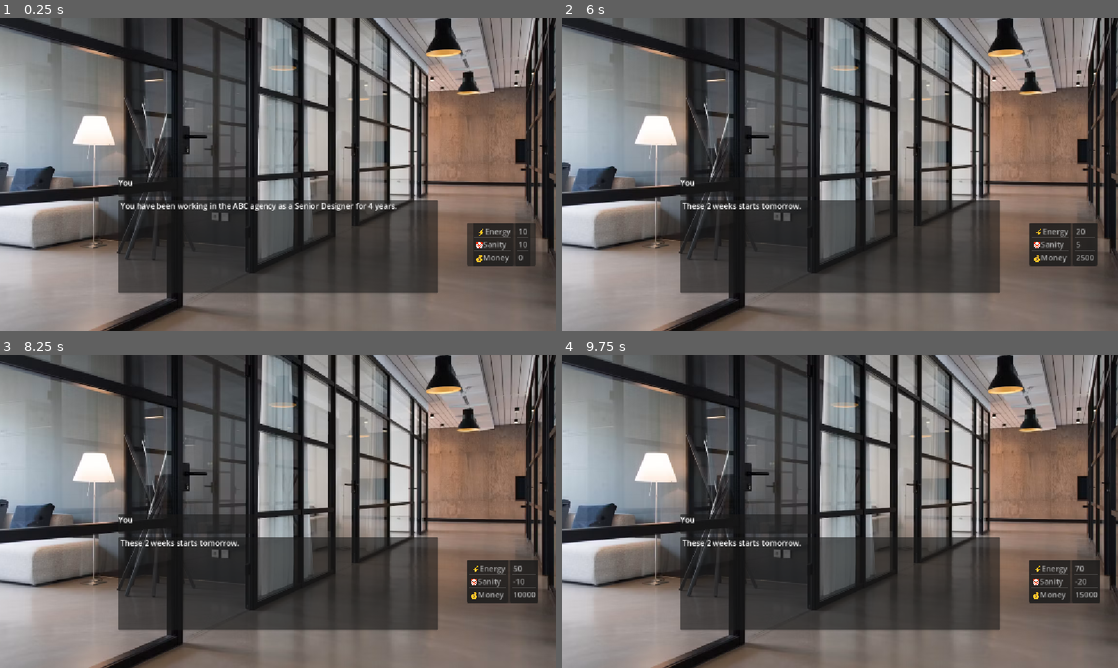
Above: before the commit, frames 1-4 (two rows, left to right).
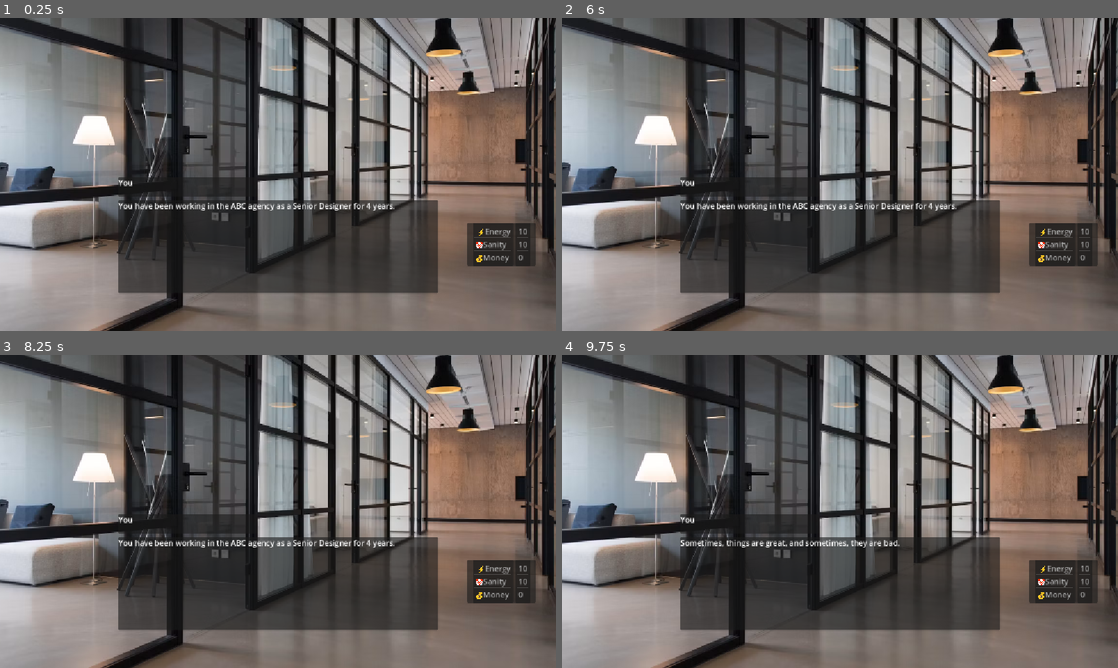
Above: after the commit, the same moments.

Repository: Amanatil/ProjectBurnout
Game: Godot game, scene res://Scenes/main_scene.tscn
Two runs of this game, one before a commit and one after it. Both use one fixed random seed, a clock stepped at 60 frames per second and the inputs below.
Inputs (mouse positions are in pixels of both pictures, inside the frame that each line leads up to):
- Up to frame 1 (0.25 s): no input
- Up to frame 2 (6 s): click (928, 174) at 0.52 s; click (928, 149) at 1.27 s; click (928, 121) at 2.02 s; click (928, 93) at 2.77 s; click (928, 174) at 3.52 s; click (928, 149) at 4.27 s; click (928, 121) at 5.02 s; click (928, 93) at 5.77 s
- Up to frame 3 (8.25 s): click (366, 511) at 6.52 s; click (366, 486) at 7.27 s; click (366, 458) at 8.02 s
- Up to frame 4 (9.75 s): click (928, 430) at 8.77 s; tap Enter at 9.5 s; hold Space (next_line) from 9.53 s (still down)

The runs differ from the first frame. In frame 1, 0.7% of the frame differs, in the area x 21-72%, y 58-62%; in frame 2, 1.0%; in frame 3, 1.1%, in the area x 21-97%, y 59-80%; in frame 4, 1.0%.

Commit message:
added more stuff
separate out dialog line to story.json
update main_scene.gd to process different anchor

Diff:
--- /dev/null
+++ b/Burnout/Resources/Story/story.json
@@ -0,0 +1,27 @@
+[
+	{"speaker": "You", "text": "You have been working in the ABC agency as a Senior Designer for 4 years."},
+	{"speaker": "You", "text": "Sometimes, things are great, and sometimes, they are bad."},
+	{"speaker": "You", "text": "Lately though, it feels like the world has just been against you."},
+	{"speaker": "You", "text": "You got passed over for promotion. The company has been cutting benefits."},
+	{"speaker": "You", "text": "Simply put, things have just been... crappy."},
+
+	{"choices":
+		[
+			{"text": "First Choice.", "goto": "first_choice"},
+			{"text": "Second Choice.", "goto": "second_choice"}
+		]
+	},
+
+	{"anchor": "first_choice"},
+	{"speaker": "You", "text": "You are determined to change everything in 2 weeks."},
+	{"speaker": "You", "text": "That, or ... maybe it's time to called it quit."},
+	{"goto": "end"},
+
+	{"anchor": "second_choice"},
+	{"speaker": "You", "text": "In this company, and maybe this life."},
+	{"speaker": "You", "text": "These 2 weeks starts tomorrow."},
+	{"goto": "end"},
+
+	{"anchor": "end"},
+	{"speaker": "You", "text": "That was something"}
+]
--- a/Burnout/Scenes/dialog_ui.tscn
+++ b/Burnout/Scenes/dialog_ui.tscn
@@ -33,7 +33,7 @@
 grow_horizontal = 2
 grow_vertical = 2
 
-[node name="SceneText" type="PanelContainer" parent="." unique_id=1397080516]
+[node name="DialogBox" type="PanelContainer" parent="." unique_id=1397080516]
 layout_mode = 1
 anchors_preset = -1
 anchor_left = 0.21300001
@@ -45,7 +45,7 @@
 offset_right = 0.22393799
 offset_bottom = -0.24005127
 
-[node name="DialogLine" type="RichTextLabel" parent="SceneText" unique_id=750967219]
+[node name="DialogLine" type="RichTextLabel" parent="DialogBox" unique_id=750967219]
 layout_mode = 2
 text = "Initial Text"
 
@@ -65,46 +65,7 @@
 layout_mode = 2
 text = "Initial Text"
 
-[node name="Control" type="Control" parent="." unique_id=1248721234]
-layout_mode = 1
-anchor_left = 0.46500003
-anchor_top = 0.133
-anchor_right = 0.89100003
-anchor_bottom = 0.55200005
-offset_left = 0.3199463
-offset_top = -0.18399811
-offset_right = -0.43200684
-offset_bottom = -1.6960449
-
-[node name="TextureButton" type="TextureButton" parent="Control" unique_id=826234718]
-layout_mode = 0
-offset_left = 12.0
-offset_top = 213.0
-offset_right = 442.0
-offset_bottom = 267.0
-
-[node name="TextureButton2" type="TextureButton" parent="Control" unique_id=262729494]
-layout_mode = 0
-offset_left = 12.0
-offset_top = 157.0
-offset_right = 442.0
-offset_bottom = 211.0
-
-[node name="TextureButton3" type="TextureButton" parent="Control" unique_id=858084264]
-layout_mode = 0
-offset_left = 12.0
-offset_top = 100.0
-offset_right = 442.0
-offset_bottom = 154.0
-
-[node name="TextureButton4" type="TextureButton" parent="Control" unique_id=1193419532]
-layout_mode = 0
-offset_left = 12.0
-offset_top = 43.0
-offset_right = 442.0
-offset_bottom = 97.0
-
-[node name="PanelContainer" type="PanelContainer" parent="." unique_id=160687819]
+[node name="PlayerStatContainer" type="PanelContainer" parent="." unique_id=160687819]
 layout_mode = 1
 anchors_preset = -1
 anchor_left = 0.84000003
@@ -116,11 +77,11 @@
 offset_right = -0.5280762
 offset_bottom = -0.21606445
 
-[node name="HSplitContainer" type="HBoxContainer" parent="PanelContainer" unique_id=1197024766]
+[node name="PlayerStatSubContainer" type="HBoxContainer" parent="PlayerStatContainer" unique_id=1197024766]
 layout_mode = 2
 alignment = 1
 
-[node name="PlayerStatsList" type="ItemList" parent="PanelContainer/HSplitContainer" unique_id=1977047987]
+[node name="PlayerStatList" type="ItemList" parent="PlayerStatContainer/PlayerStatSubContainer" unique_id=1977047987]
 layout_mode = 2
 allow_search = false
 auto_width = true
@@ -135,7 +96,7 @@
 item_2/text = "💰Money"
 item_2/selectable = false
 
-[node name="PlayerStatsValue" type="ItemList" parent="PanelContainer/HSplitContainer" unique_id=27894130]
+[node name="PlayerStatValue" type="ItemList" parent="PlayerStatContainer/PlayerStatSubContainer" unique_id=27894130]
 layout_mode = 2
 auto_width = true
 auto_height = true
--- a/Burnout/Scripts/dialog_ui.gd
+++ b/Burnout/Scripts/dialog_ui.gd
@@ -1,14 +1,12 @@
 extends Control
 
-@onready var dialog_line = $SceneText/DialogLine
+@onready var dialog_line = $DialogBox/DialogLine
 @onready var speaker_name: RichTextLabel = $SpeakerName/SpeakerName
-@onready var player_stats_value: ItemList = $PanelContainer/HSplitContainer/PlayerStatsValue
+@onready var player_stats_value: ItemList = $PlayerStatContainer/PlayerStatSubContainer/PlayerStatValue
 
 # Called when the node enters the scene tree for the first time.
 func _ready() -> void:
 	set_stat()
-
-
 
 # Called every frame. 'delta' is the elapsed time since the previous frame.
 func _process(delta: float) -> void:
--- a/Burnout/Scripts/main_scene.gd
+++ b/Burnout/Scripts/main_scene.gd
@@ -4,20 +4,11 @@
 
 var dialog_index : int = 0
 
-const dialog_lines: Array[String] = [
-		"You: You have been working in the ABC agency as a Senior Designer for 4 years.",
-		"You: Sometimes, things are great, and sometimes, they are bad.",
-		"You: Lately though, it feels like the world has just been against you.",
-		"You: You got passed over for promotion. The company has been cutting benefits.",
-		"You: Simply put, things have just been... crappy.",
-		"You: You are determined to change everything in 2 weeks.",
-		"You: That, or ... maybe it's time to called it quit.",
-		"You: In this company, and maybe this life.",
-		"You: These 2 weeks starts tomorrow."
-	]
+var dialog_lines: Array = []
 
 # Called when the node enters the scene tree for the first time.
 func _ready() -> void:
+	dialog_lines = load_dialog("res://Resources/Story/story.json")
 	dialog_index = 0
 	process_current_line()
 
@@ -28,19 +19,57 @@
 			process_current_line()
 
 		if dialog_index == len(dialog_lines) - 1:
-			PlayerManager.update_stats(10, -5, 2500)
+			PlayerManager.update_stat(10, -5, 2500)
 			dialog_ui.set_stat()
 
-func parse_line(line: String):
-	var line_info = line.split(":")
-	assert(len(line_info) >= 2)
-	return {
-		"speaker_name": line_info[0],
-		"dialog_line": line_info[1]
-	}
+func load_dialog(file_path):
+	if not FileAccess.file_exists(file_path):
+		printerr("Error: File does not exist: ", file_path)
+		return null
+
+	# Open the file
+	var file = FileAccess.open(file_path, FileAccess.READ)
+	if file == null:
+		printerr("Error: Failed to open file: ", file_path)
+
+	# Read content as text
+	var content = file.get_as_text()
+
+	# Parse the json
+	var json_content = JSON.parse_string(content)
+	if json_content == null:
+		printerr("Error: Failed to parse JSON from file: ", file_path)
+
+	return json_content
+
+func get_anchor_position(anchor: String):
+	# Find anchoe entry with matching name
+	for i in range(dialog_lines.size()):
+		if dialog_lines[i].has("anchor") and dialog_lines[i]["anchor"] == anchor:
+			return i
+
+	# if the anchor was not found
+	printerr("Error: Could not find anchor '" + anchor + "'")
+	return null
 
 func process_current_line():
 	var line = dialog_lines[dialog_index]
-	var line_info = parse_line(line)
-	dialog_ui.dialog_line.text = line_info['dialog_line']
-	dialog_ui.speaker_name.text = line_info['speaker_name']
+
+	# Check if this is a goto command
+	if line.has("goto"):
+		dialog_index = get_anchor_position(line["goto"])
+		process_current_line()
+		return
+
+	# Check if this is just an anchor declaration
+	if line.has("anchor"):
+		dialog_index += 1
+		process_current_line()
+		return
+
+	if line.has("choices"):
+		pass
+	else:
+		# Reading line of dialog
+		dialog_ui.dialog_line.text = line["text"]
+		dialog_ui.speaker_name.text = line["speaker"]
--- a/Burnout/Scripts/player_manager.gd
+++ b/Burnout/Scripts/player_manager.gd
@@ -12,15 +12,13 @@
 
 # Called when the node enters the scene tree for the first time.
 func _ready() -> void:
-	current_energy = starting_energy
-	current_sanity = starting_sanity
-	current_money = starting_money
+	update_stat(starting_sanity, starting_energy, starting_money)
 
 # Called every frame. 'delta' is the elapsed time since the previous frame.
 func _process(delta: float) -> void:
 	pass
 
-func update_stats(sanity: float, energy: float, money: float) -> void:
+func update_stat(sanity: float, energy: float, money: float) -> void:
 	current_energy += sanity
 	current_sanity += energy
 	current_money += money
--- a/Burnout/project.godot
+++ b/Burnout/project.godot
@@ -29,7 +29,6 @@
 next_line={
 "deadzone": 0.2,
 "events": [Object(InputEventKey,"resource_local_to_scene":false,"resource_name":"","device":-1,"window_id":0,"alt_press …(191 unchanged characters)…
-, Object(InputEventMouseButton,"resource_local_to_scene":false,"resource_name":"","device":-1,"window_id":0,"alt_pressed":false,"shift_pressed":false,"ctrl_pressed":false,"meta_pressed":false,"button_mask":1,"position":Vector2(1347, 14),"global_position":Vector2(1366, 110),"factor":1.0,"button_index":1,"canceled":false,"pressed":true,"double_click":false,"script":null)
 , Object(InputEventKey,"resource_local_to_scene":false,"resource_name":"","device":-1,"window_id":0,"alt_pressed":false …(186 unchanged characters)…
 ]
 }
